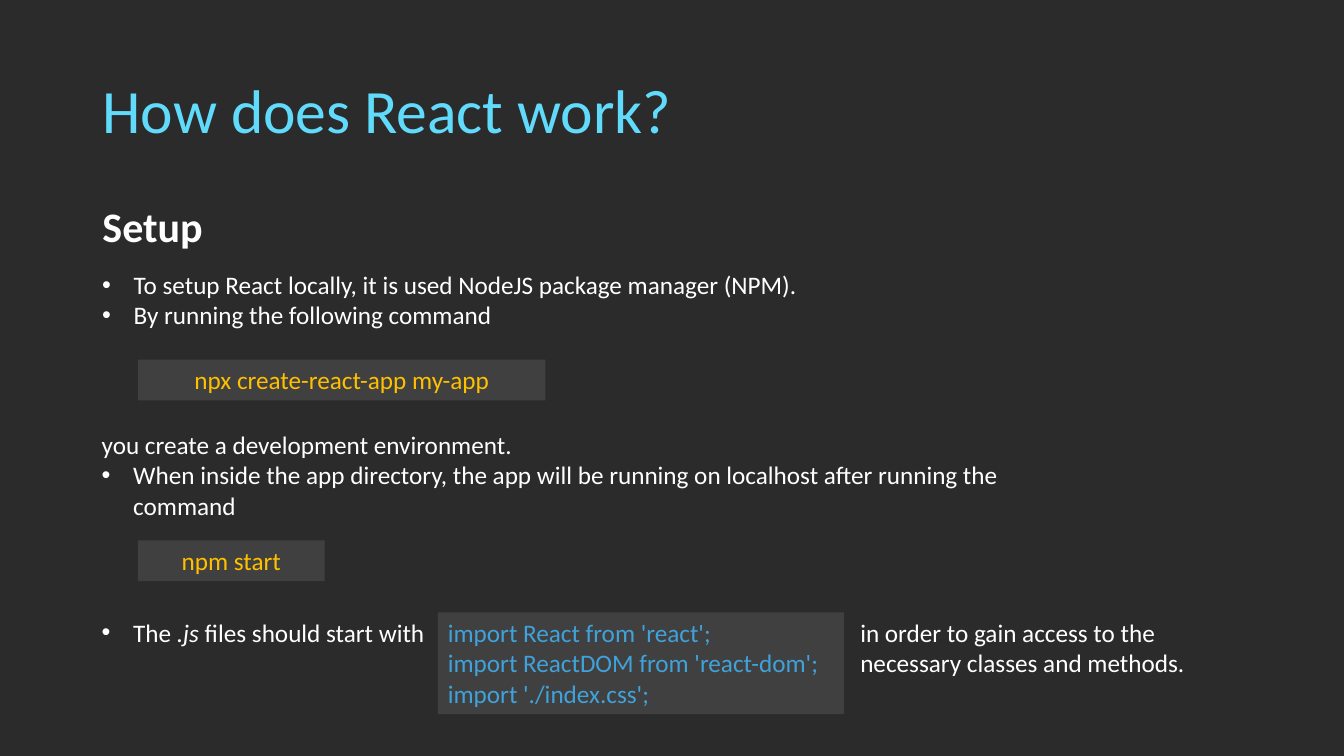
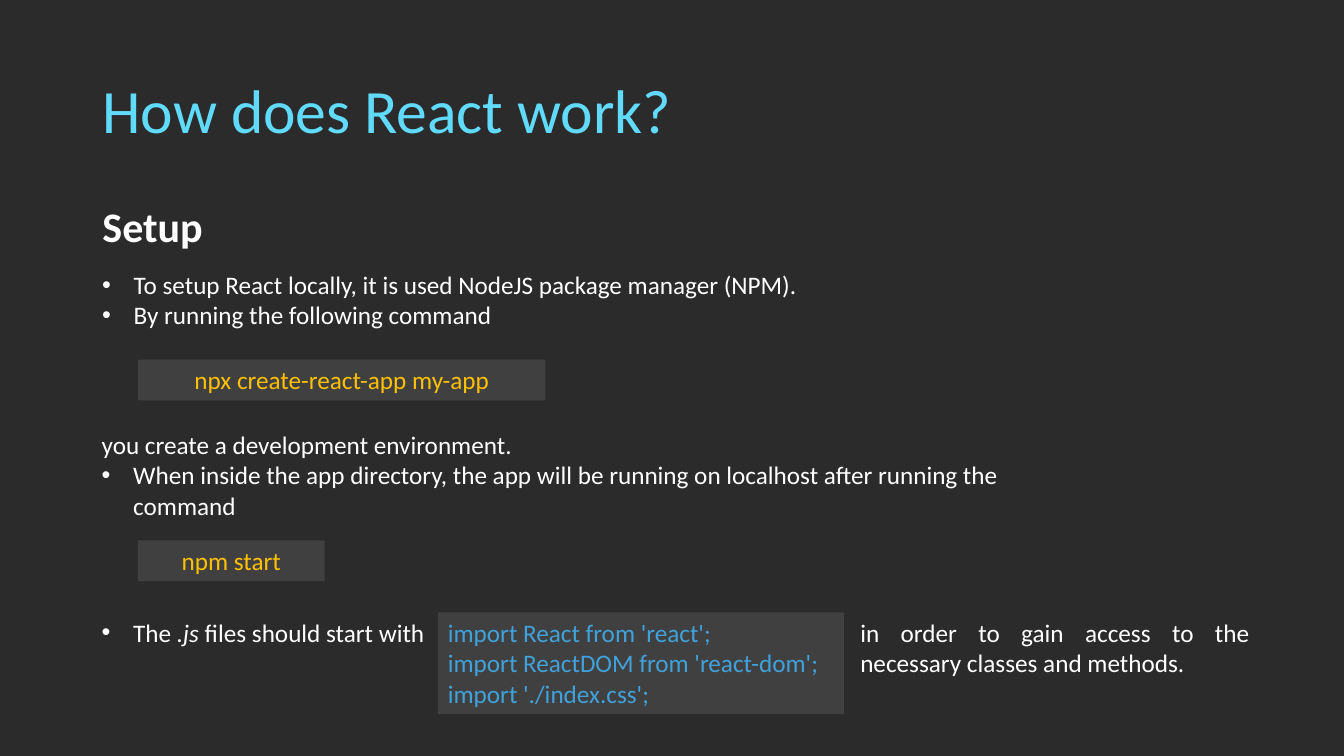
Before and after one commit to digas99/pirple-kuwtjs, a slide deck: slide 3 of project-2/Pirple - Project 2.pptx. Drawn at 1344x756 pixels with LibreOffice and Linux fonts; fonts in the diff are those of the drawing; background and template pictures are left out; a plain dark background stands for a picture behind light text. Boxes give left, top, right and bottom in pixels: in the first picture for what was removed or moved away, otherwise in the second. Text is boxed around its words. In the diff, an @@ line names an element or a change of style, - is before the commit and + after.

```diff
--- a/project-2/Pirple - Project 2.pptx
+++ b/project-2/Pirple - Project 2.pptx
@@ text "in order to gain access ..." at (860, 624, 1249, 676): alignment left to justified @@
```
Also in this commit, not shown: 4 other slides changed, 4 slides added, 1 slide removed.
